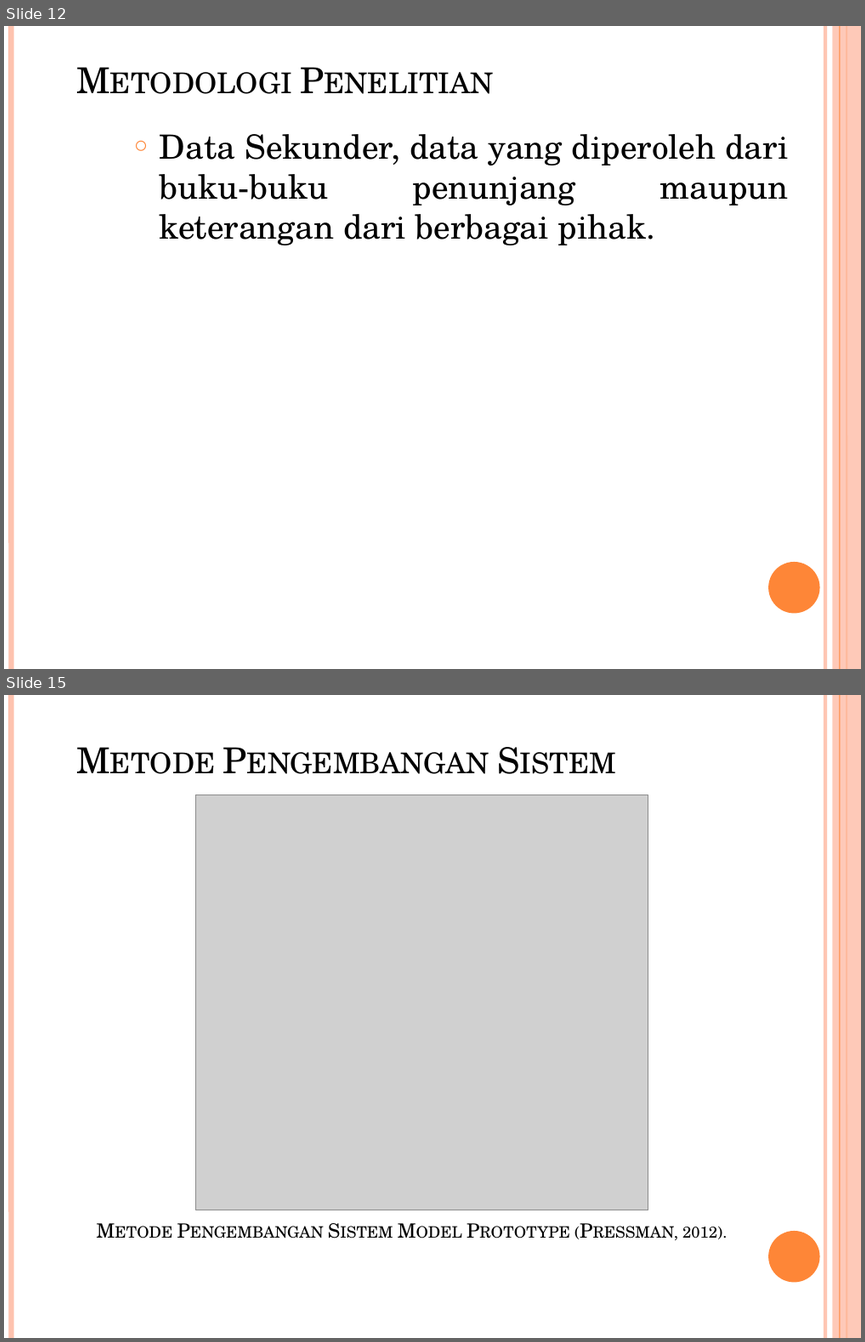
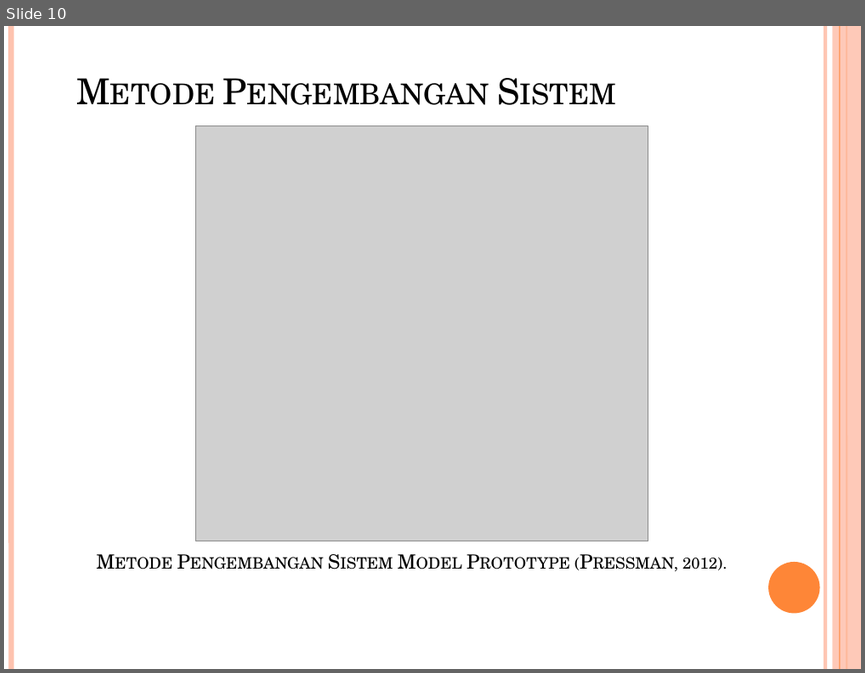
Before and after one commit to Shoichiinaba/Laporan-TA-Full, a slide deck: Presentation TA.pptx. Shown one above the other, each under a label of ours: slides 12 and 15 before the commit, slide 10 after it; the slides between them are not shown. The pictures are 865x1342 and 865x673 pixels, drawn with LibreOffice and Linux fonts; fonts in the diff are those of the drawing; grey boxes stand for pictures; background and template pictures are left out. Boxes give left, top, right and bottom in pixels: in the first picture for what was removed or moved away, otherwise in the second. Text is boxed around its words. In the diff, an @@ line names an element or a change of style, - is before the commit and + after.

```diff
--- a/Presentation TA.pptx
+++ b/Presentation TA.pptx
@@ slide 12 removed at (4,26,861,669), background picture (left out); not listed: 6 template elements that a slide beside it also shows @@
@@ title removed at (69,51,768,106) @@
-Metodologi Penelitian
@@ text removed at (160,134,789,245) @@
-○ Data Sekunder, data yang diperoleh dari buku-buku penunjang maupun keterangan dari berbagai pihak.
@@ what was slide 15 is now slide 10 @@
```
Also in this commit, not shown: 7 slides changed, 3 slides added, 5 other slides removed, 1 other file.
